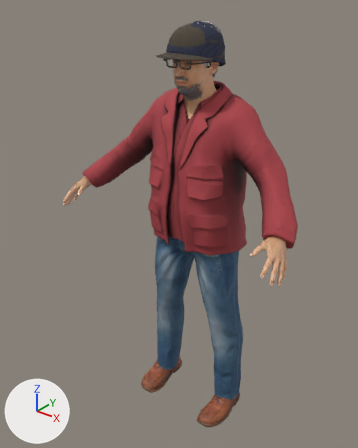
Before and after pictures for a commit that changed the glTF model public/life/assets/cast/grandfather.glb.
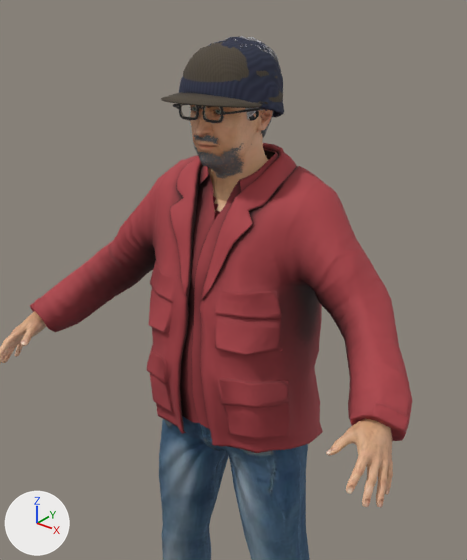
Each version is shown whole from a 50 mm lens placed at (1.128, -1.562, 1.837), pointed at (-0.049, -0.092, 0.925), then close up on the part from 18% to 92% of the width and 0% to 71% of the height. The lights are fixed; the arrows at lower left show +X, +Y and +Z. The first two pictures are the older version. Vertices at exactly the same position are counted once.

Objects in the first close-up: 'Acc_beanie', 'Acc_beard', 'Acc_cap_flat', 'Body', 'Clothes', 'Head' and 5 more.
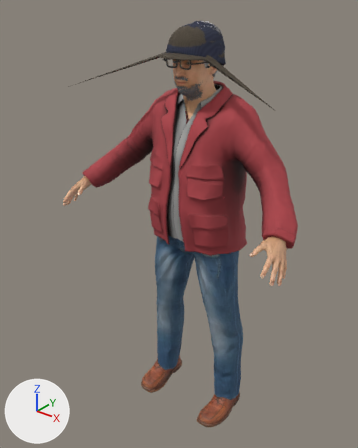
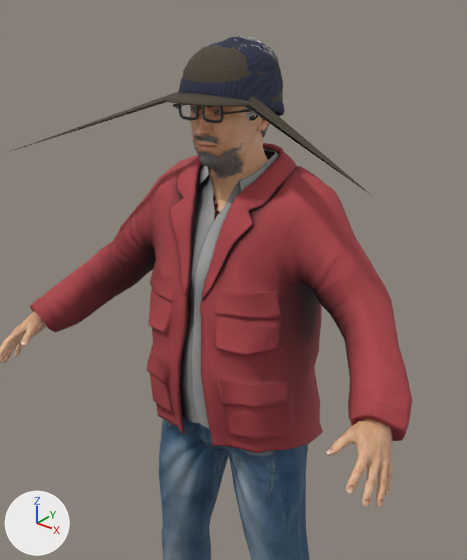
Pixel boxes [x1, y1, x2, y2] of what changed, in the close-ups (467 x 560 px):
'Clothes', surface changed
    both: [105, 146, 389, 432]
'Acc_cap_flat', reshaped (200% wider, 125% taller)
    before: [161, 42, 283, 108]
    after: [3, 45, 371, 195]

What changed in the scene script:
```text
Change mat_tint_inner:
    where n2 = _N.new('ShaderNodeMix'); n2.name = 'Mix'
    n2.inputs[7].default_value: (0.78, 0.1, 0.12, 1.0) -> (0.86, 0.86, 0.84, 1.0)  # 'B', red #e55961 -> 'B', white #efefec
Change me_acc_cap_flat:
    used by ob_acc_cap_flat; location = (0.0, 0.0, 0.0)
    remove me_acc_cap_flat.from_pydata(...)  # 1158 vertices, 2312 faces; spans x -0.106..0.106, y -0.211..0.066, z 1.567..1.716
    add me_acc_cap_flat.from_pydata(...)  # 1150 vertices, 2296 faces; spans x -0.514..0.422, y -0.242..0.065, z 1.457..1.709
    me_acc_cap_flat part 1: 37 vertices moved within x -0.091..0.091, y -0.138..0.058, z 1.573..1.706; 1070 vertices removed from x -0.106..0.106, y -0.21..0.066, z 1.567..1.716; 1062 vertices added at x -0.514..0.422, y -0.242..0.065, z 1.457..1.709
```
